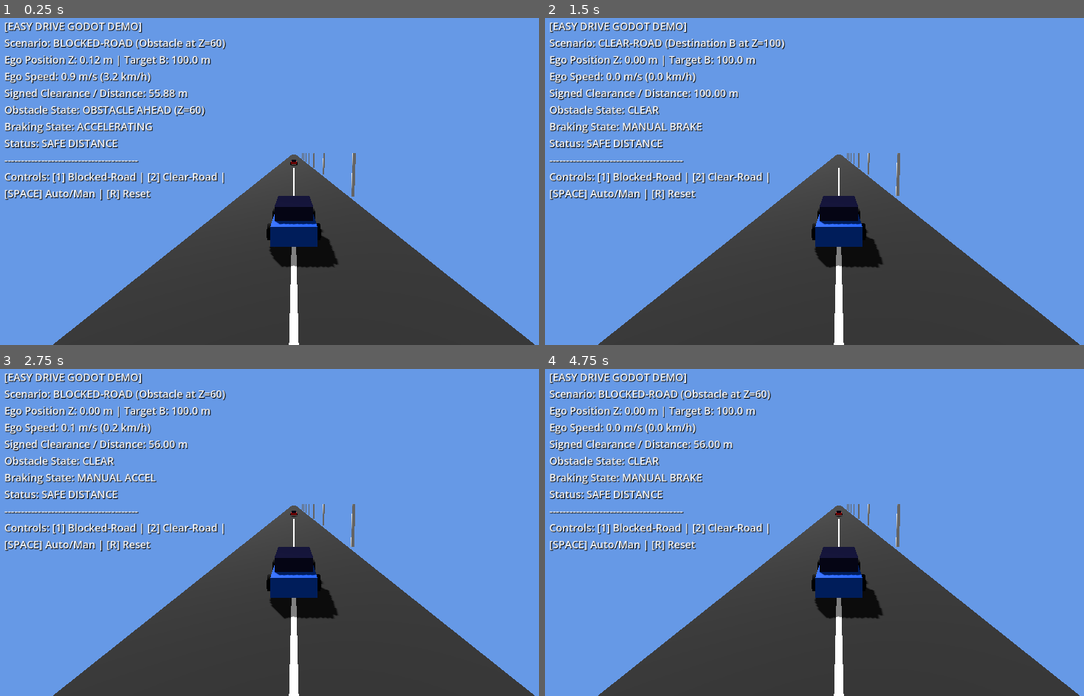
Above: before the commit, frames 1-4 (two rows, left to right).
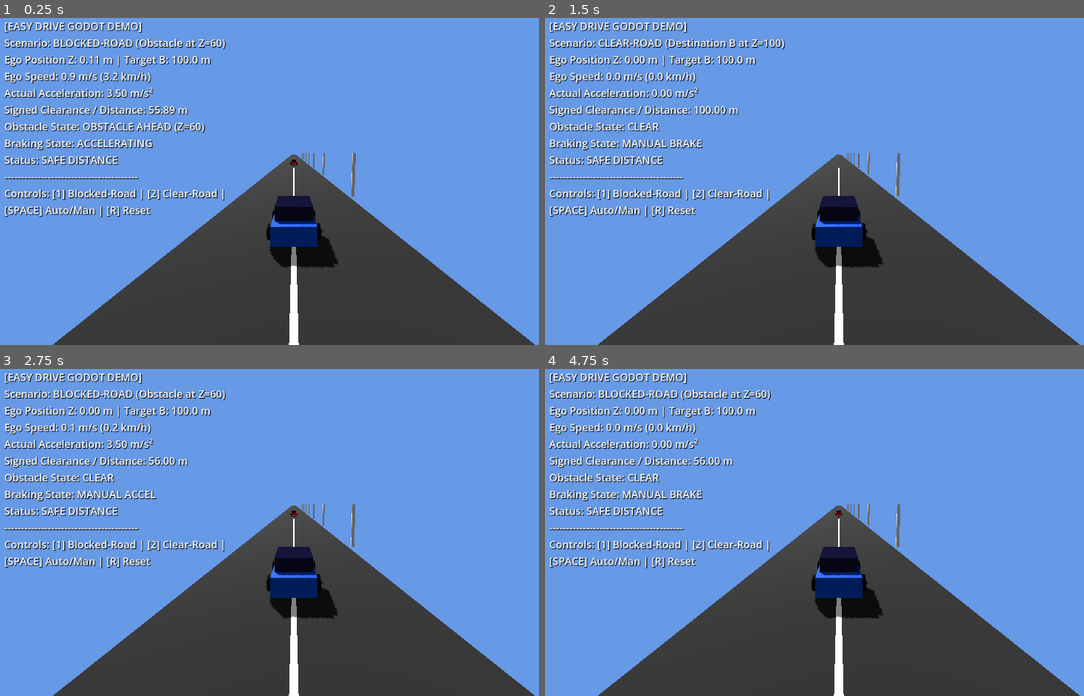
Above: after the commit, the same moments.

Repository: Olohuntele/easy-drive-godot-demo
Game: Godot game, scene res://scenes/main.tscn
Two runs of this game, one before a commit and one after it. Both use one fixed random seed, a clock stepped at 60 frames per second and the inputs below.
Inputs:
- Up to frame 1 (0.25 s): no input
- Up to frame 2 (1.5 s): tap Enter (ui_accept) at 0.5, 0.77, 1.25 s; hold Up (ui_up) 0.53-1.28 s; hold 1 0.53-1.28 s; tap 2 at 0.8, 1.35 s; hold Down (ui_down) from 1.28 s (still down)
- Up to frame 3 (2.75 s): tap Enter (ui_accept) at 1.52, 2 s; tap R at 1.55 s; release Down (ui_down) at 2.03 s; hold Up (ui_up) from 2.03 s (still down); hold R from 2.03 s (still down); tap 1 at 2.3 s
- Up to frame 4 (4.75 s): tap Enter (ui_accept) at 2.75, 3.02, 3.77, 4.25, 4.52 s; release R at 2.78 s; tap 1 at 2.85, 4.55 s; tap 2 at 3.05 s; release Up (ui_up) at 3.53 s; hold 2 3.53-4.28 s; hold Down (ui_down) from 3.53 s (still down); tap R at 3.8, 4.35 s

The runs differ from the first frame. In frame 1, 5.3% of the frame differs, in the area x 0-67%, y 11-77%; in frame 2, 5.0%; in frame 3, 5.0%; in frame 4, 5.0%.

Commit message:
Refactor longitudinal vehicle dynamics into standalone module
Co-authored-by: Copilot <223556219+Copilot@users.noreply.github.com>

Diff:
--- a/scripts/simulation.gd
+++ b/scripts/simulation.gd
@@ -1,11 +1,13 @@
 extends Node3D
+
+const VehicleDynamics = preload("res://scripts/vehicle_dynamics.gd")
 
 @export var ego_max_accel: float = 3.5
 @export var ego_max_brake: float = 6.0
+@export var ego_max_speed: float = 10.0
 
-var ego_pos: float = 0.0
-var ego_speed: float = 0.0
-var lead_pos: float = 60.0  # Blocked road obstacle at Z=60 by default
+var vehicle_dynamics = VehicleDynamics.new()
+var lead_pos: float = 60.0
 var lead_speed: float = 0.0
 
 var target_b: float = 100.0
@@ -20,23 +22,25 @@
 @onready var hud_label: Label = $CanvasLayer/TelemetryPanel/HUD
 
 func _ready() -> void:
+    vehicle_dynamics.max_acceleration = ego_max_accel
+    vehicle_dynamics.max_braking = ego_max_brake
+    vehicle_dynamics.max_speed = ego_max_speed
     reset_simulation()
 
 func reset_simulation() -> void:
-    ego_pos = 0.0
-    ego_speed = 0.0
+    vehicle_dynamics.reset()
     if scenario_blocked_road:
         lead_pos = 60.0
         lead_speed = 0.0
         if lead_car:
             lead_car.visible = true
     else:
-        lead_pos = 999.0  # Far away / inactive for clear road
+        lead_pos = 999.0
         lead_speed = 0.0
         if lead_car:
             lead_car.visible = false
 
-func _process(delta: float) -> void:
+func _physics_process(delta: float) -> void:
     # --- 1. Keyboard Controls & Scenario Switching ---
     if Input.is_key_pressed(KEY_1):
         scenario_blocked_road = true
@@ -51,14 +55,17 @@
     if Input.is_key_pressed(KEY_R):
         reset_simulation()
 
+    var ego_pos: float = vehicle_dynamics.position_m
+    var ego_speed: float = vehicle_dynamics.speed_mps
+
     var manual_input: float = 0.0
     if Input.is_action_pressed("ui_up") or Input.is_key_pressed(KEY_W):
         manual_input = 1.0
     elif Input.is_action_pressed("ui_down") or Input.is_key_pressed(KEY_S):
         manual_input = -1.0
 
-    # --- 2.5 Autonomous Control Calculation ---
-    var accel: float = 0.0
+    # --- 2. Autonomous Control Calculation ---
+    var requested_acceleration: float = 0.0
     var braking_state: String = "COASTING"
     var obstacle_state_str: String = "CLEAR"
 
@@ -72,15 +79,15 @@
             var braking_dist: float = (ego_speed * ego_speed) / (2.0 * ego_max_brake) + 2.5 + ego_speed * delta
 
             if bumper_sep <= braking_dist || ego_pos >= lead_pos - 12.0:
-                accel = -ego_max_brake
+                requested_acceleration = -ego_max_brake
                 braking_state = "AEB / PLANNED BRAKING"
                 obstacle_state_str = "OBSTACLE DETECTED (APPROACHING)"
-            elif ego_speed < 10.0:
-                accel = ego_max_accel
+            elif ego_speed < ego_max_speed:
+                requested_acceleration = ego_max_accel
                 braking_state = "ACCELERATING"
                 obstacle_state_str = "OBSTACLE AHEAD (Z=60)"
             else:
-                accel = 0.0
+                requested_acceleration = 0.0
                 braking_state = "CRUISING"
                 obstacle_state_str = "OBSTACLE AHEAD (Z=60)"
         else:
@@ -89,55 +96,56 @@
             var braking_dist: float = (ego_speed * ego_speed) / (2.0 * ego_max_brake) + ego_speed * delta
 
             if dist_to_b <= braking_dist + 1.0 || ego_pos >= target_b:
-                accel = -ego_max_brake
+                requested_acceleration = -ego_max_brake
                 braking_state = "STOPPING AT DESTINATION B"
                 obstacle_state_str = "CLEAR ROAD"
-            elif ego_speed < 10.0:
-                accel = ego_max_accel
+            elif ego_speed < ego_max_speed:
+                requested_acceleration = ego_max_accel
                 braking_state = "ACCELERATING TO B"
                 obstacle_state_str = "CLEAR ROAD"
             else:
-                accel = 0.0
+                requested_acceleration = 0.0
                 braking_state = "CRUISING TO B"
                 obstacle_state_str = "CLEAR ROAD"
     else:
         # Manual Input Override
         if manual_input > 0.0:
-            accel = manual_input * ego_max_accel
+            requested_acceleration = manual_input * ego_max_accel
             braking_state = "MANUAL ACCEL"
         elif manual_input < 0.0:
-            accel = manual_input * ego_max_brake
+            requested_acceleration = manual_input * ego_max_brake
             braking_state = "MANUAL BRAKE"
         else:
-            accel = -0.5 # drag/coasting
+            requested_acceleration = -0.5
             braking_state = "COASTING"
 
-    # --- 3. Kinematics & Position Update ---
-    ego_speed = max(0.0, ego_speed + accel * delta)
-    ego_pos += ego_speed * delta
-
+    vehicle_dynamics.step(requested_acceleration, delta)
     if scenario_blocked_road:
         lead_pos += lead_speed * delta
 
-    # --- 4. Update 3D Transforms ---
+    var state_position: float = vehicle_dynamics.position_m
+    var state_speed: float = vehicle_dynamics.speed_mps
+    var state_acceleration: float = vehicle_dynamics.actual_acceleration_mps2
+
+    # --- 3. Update 3D Transforms ---
     if ego_car:
-        ego_car.position = Vector3(0.0, 0.4, ego_pos)
+        ego_car.position = Vector3(0.0, 0.4, state_position)
     if lead_car and scenario_blocked_road:
         lead_car.position = Vector3(0.0, 0.4, lead_pos)
 
     # Follow camera
     if follow_camera:
-        follow_camera.position = Vector3(0.0, 4.0, ego_pos - 10.0)
-        follow_camera.look_at(Vector3(0.0, 1.0, ego_pos + 15.0), Vector3.UP)
+        follow_camera.position = Vector3(0.0, 4.0, state_position - 10.0)
+        follow_camera.look_at(Vector3(0.0, 1.0, state_position + 15.0), Vector3.UP)
 
-    # --- 5. Bumper-to-Bumper Clearance Calculation ---
+    # --- 4. Bumper-to-Bumper Clearance Calculation ---
     var raw_bumper_sep: float = 0.0
     if scenario_blocked_road:
         var lead_rear: float = lead_pos - lead_length / 2.0
-        var ego_front: float = ego_pos + ego_length / 2.0
+        var ego_front: float = state_position + ego_length / 2.0
         raw_bumper_sep = lead_rear - ego_front
     else:
-        raw_bumper_sep = target_b - ego_pos
+        raw_bumper_sep = target_b - state_position
 
     var contact_status = "SAFE DISTANCE"
     if scenario_blocked_road:
@@ -145,20 +153,21 @@
             contact_status = "!! CONTACT / COLLISION DETECTED !!"
         elif raw_bumper_sep < 2.0:
             contact_status = "! WARNING: CLEARANCE < 2.0m !"
-        elif ego_speed == 0.0 && ego_pos > 10.0:
+        elif state_speed == 0.0 && state_position > 10.0:
             contact_status = "SUCCESS: STOPPED SAFELY (CL >= 2.0m)"
     else:
-        if ego_speed == 0.0 && ego_pos >= 98.0:
+        if state_speed == 0.0 && state_position >= 98.0:
             contact_status = "SUCCESS: STOPPED AT POINT B (Z=100)"
 
-    # --- 6. HUD Update ---
+    # --- 5. HUD Update ---
     var scenario_name = "BLOCKED-ROAD (Obstacle at Z=60)" if scenario_blocked_road else "CLEAR-ROAD (Destination B at Z=100)"
 
     if hud_label:
         hud_label.text = "[EASY DRIVE GODOT DEMO]\n" + \
             "Scenario: %s\n" % [scenario_name] + \
-            "Ego Position Z: %.2f m | Target B: %.1f m\n" % [ego_pos, target_b] + \
-            "Ego Speed: %.1f m/s (%.1f km/h)\n" % [ego_speed, ego_speed * 3.6] + \
+            "Ego Position Z: %.2f m | Target B: %.1f m\n" % [state_position, target_b] + \
+            "Ego Speed: %.1f m/s (%.1f km/h)\n" % [state_speed, state_speed * 3.6] + \
+            "Actual Acceleration: %.2f m/s²\n" % [state_acceleration] + \
             "Signed Clearance / Distance: %.2f m\n" % [raw_bumper_sep] + \
             "Obstacle State: %s\n" % [obstacle_state_str] + \
             "Braking State: %s\n" % [braking_state] + \
--- /dev/null
+++ b/scripts/vehicle_dynamics.gd
@@ -0,0 +1,63 @@
+extends RefCounted
+
+var max_acceleration: float = 3.5
+var max_braking: float = 6.0
+var max_speed: float = 10.0
+
+var position_m: float:
+    get:
+        return _position_m
+
+var speed_mps: float:
+    get:
+        return _speed_mps
+
+var actual_acceleration_mps2: float:
+    get:
+        return _actual_acceleration_mps2
+
+var _position_m: float = 0.0
+var _speed_mps: float = 0.0
+var _actual_acceleration_mps2: float = 0.0
+
+func reset(initial_position: float = 0.0, initial_speed: float = 0.0) -> void:
+    _position_m = initial_position
+    _speed_mps = clampf(initial_speed, 0.0, max_speed)
+    _actual_acceleration_mps2 = 0.0
+
+func step(requested_acceleration_mps2: float, delta: float) -> void:
+    if delta <= 0.0:
+        push_error("VehicleDynamics.step requires a positive timestep.")
+        return
+    if max_acceleration < 0.0 || max_braking < 0.0 || max_speed <= 0.0:
+        push_error("VehicleDynamics limits must be non-negative and max_speed must be positive.")
+        return
+
+    var initial_speed: float = _speed_mps
+    var acceleration: float = clampf(requested_acceleration_mps2, -max_braking, max_acceleration)
+    if (initial_speed >= max_speed && acceleration > 0.0) || (initial_speed <= 0.0 && acceleration < 0.0):
+        acceleration = 0.0
+
+    var unconstrained_speed: float = initial_speed + acceleration * delta
+    var final_speed: float = clampf(unconstrained_speed, 0.0, max_speed)
+    var distance_m: float
+
+    if acceleration > 0.0 && unconstrained_speed >= max_speed:
+        var time_to_limit: float = (max_speed - initial_speed) / acceleration
+        distance_m = (
+            initial_speed * time_to_limit
+            + 0.5 * acceleration * time_to_limit * time_to_limit
+            + max_speed * (delta - time_to_limit)
+        )
+    elif acceleration < 0.0 && unconstrained_speed <= 0.0:
+        var time_to_stop: float = -initial_speed / acceleration
+        distance_m = (
+            initial_speed * time_to_stop
+            + 0.5 * acceleration * time_to_stop * time_to_stop
+        )
+    else:
+        distance_m = initial_speed * delta + 0.5 * acceleration * delta * delta
+
+    _position_m += distance_m
+    _speed_mps = final_speed
+    _actual_acceleration_mps2 = (_speed_mps - initial_speed) / delta
--- /dev/null
+++ b/tests/test_vehicle_dynamics.gd
@@ -0,0 +1,85 @@
+extends SceneTree
+
+const Dynamics = preload("res://scripts/vehicle_dynamics.gd")
+
+var failures: int = 0
+
+func _initialize() -> void:
+    call_deferred("_run_tests")
+
+func _run_tests() -> void:
+    _test_positive_acceleration()
+    _test_speed_limit()
+    _test_braking_and_no_reverse()
+    _test_zero_acceleration()
+    _test_reset()
+    _test_fixed_timestep_stability()
+
+    if failures == 0:
+        print("VehicleDynamics tests passed.")
+        quit(0)
+    else:
+        push_error("%d VehicleDynamics test(s) failed." % failures)
+        quit(1)
+
+func _expect(condition: bool, message: String) -> void:
+    if condition:
+        print("PASS: " + message)
+    else:
+        push_error("FAIL: " + message)
+        failures += 1
+
+func _test_positive_acceleration() -> void:
+    var dynamics = Dynamics.new()
+    dynamics.step(2.0, 0.5)
+    _expect(is_equal_approx(dynamics.speed_mps, 1.0), "positive acceleration increases speed")
+    _expect(is_equal_approx(dynamics.position_m, 0.25), "acceleration integrates position")
+    _expect(is_equal_approx(dynamics.actual_acceleration_mps2, 2.0), "actual acceleration is reported")
+
+func _test_speed_limit() -> void:
+    var dynamics = Dynamics.new()
+    for i in range(600):
+        dynamics.step(3.5, 1.0 / 60.0)
+    _expect(dynamics.speed_mps <= 10.0, "speed never exceeds 10 m/s")
+    _expect(is_equal_approx(dynamics.speed_mps, 10.0), "continuous acceleration reaches the speed limit")
+    _expect(is_equal_approx(dynamics.actual_acceleration_mps2, 0.0), "actual acceleration is zero at a steady speed limit")
+
+func _test_braking_and_no_reverse() -> void:
+    var dynamics = Dynamics.new()
+    dynamics.reset(0.0, 4.0)
+    dynamics.step(-6.0, 0.1)
+    _expect(is_equal_approx(dynamics.speed_mps, 3.4), "braking reduces speed")
+    dynamics.step(-6.0, 1.0)
+    _expect(is_equal_approx(dynamics.speed_mps, 0.0), "braking stops the vehicle")
+    _expect(dynamics.position_m >= 0.0, "braking does not move backwards")
+
+func _test_zero_acceleration() -> void:
+    var dynamics = Dynamics.new()
+    dynamics.reset(2.0, 3.0)
+    dynamics.step(0.0, 0.5)
+    _expect(is_equal_approx(dynamics.speed_mps, 3.0), "zero acceleration does not increase speed")
+    _expect(is_equal_approx(dynamics.position_m, 3.5), "zero acceleration preserves constant-speed motion")
+
+func _test_reset() -> void:
+    var dynamics = Dynamics.new()
+    dynamics.step(2.0, 0.5)
+    dynamics.reset(12.0, 4.0)
+    _expect(is_equal_approx(dynamics.position_m, 12.0), "reset restores initial position")
+    _expect(is_equal_approx(dynamics.speed_mps, 4.0), "reset restores initial speed")
+    _expect(is_equal_approx(dynamics.actual_acceleration_mps2, 0.0), "reset clears actual acceleration")
+
+func _test_fixed_timestep_stability() -> void:
+    var reference = _run_acceleration_for_two_seconds(1.0 / 30.0)
+    _expect(is_equal_approx(reference.position_m, 4.0), "fixed-step run reaches expected position")
+    _expect(is_equal_approx(reference.speed_mps, 4.0), "fixed-step run reaches expected speed")
+    for timestep in [1.0 / 60.0, 1.0 / 120.0]:
+        var result = _run_acceleration_for_two_seconds(timestep)
+        _expect(is_equal_approx(result.position_m, reference.position_m), "position is stable at timestep %.6f" % timestep)
+        _expect(is_equal_approx(result.speed_mps, reference.speed_mps), "speed is stable at timestep %.6f" % timestep)
+
+func _run_acceleration_for_two_seconds(timestep: float):
+    var dynamics = Dynamics.new()
+    var step_count: int = roundi(2.0 / timestep)
+    for i in range(step_count):
+        dynamics.step(2.0, timestep)
+    return dynamics
Not shown, added: scripts/vehicle_dynamics.gd.uid
Not shown, added: tests/test_vehicle_dynamics.gd.uid
